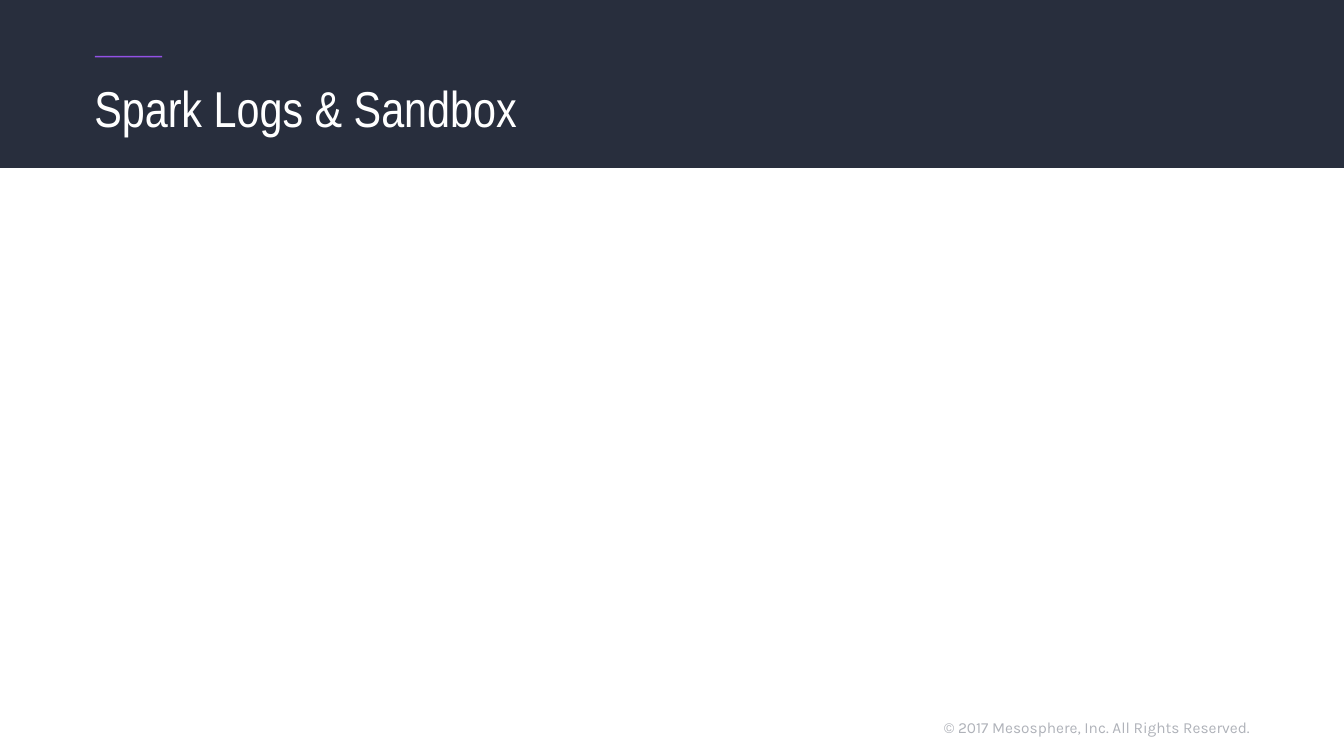
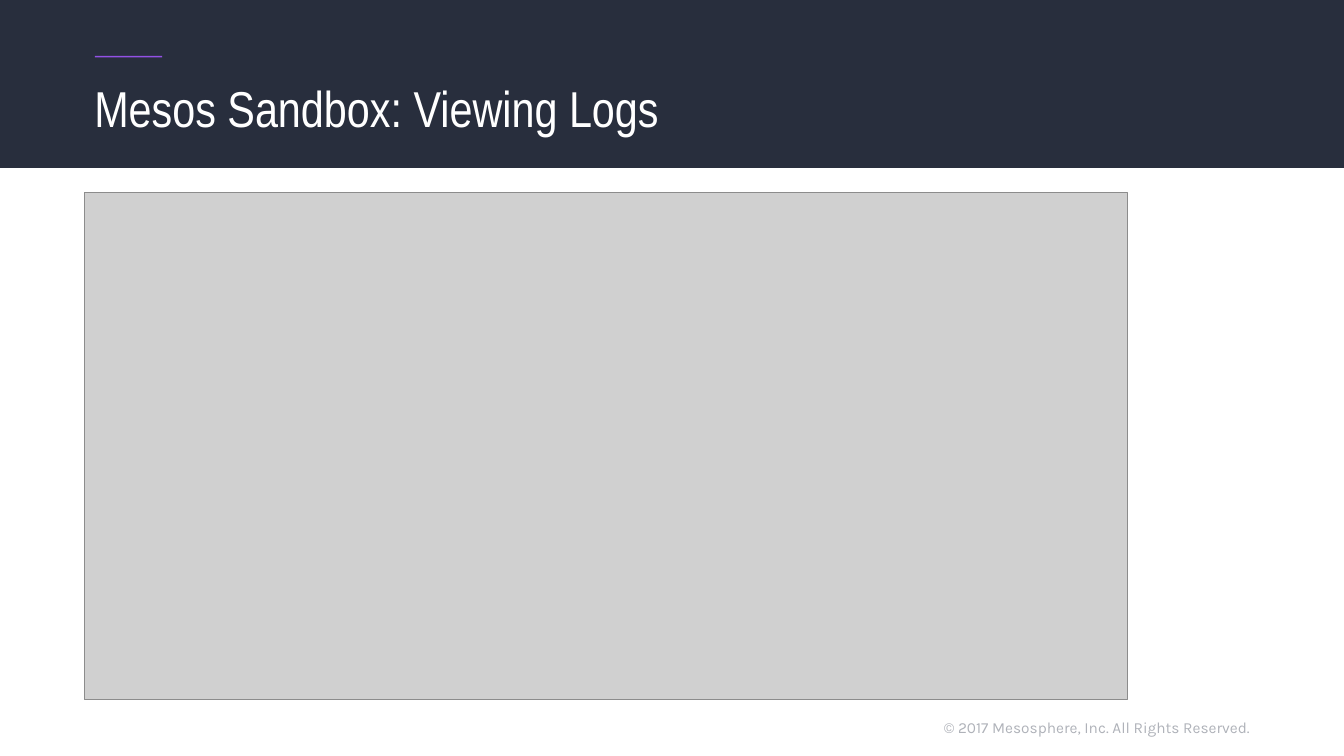
Before and after one commit to markfjohnson/dcos_spark_demo, a slide deck: slide 27 of DCOS_Spark.pptx (slide 24 before the commit). Drawn at 1344x756 pixels with LibreOffice and Linux fonts; fonts in the diff are those of the drawing; grey boxes stand for pictures. Boxes give left, top, right and bottom in pixels: in the first picture for what was removed or moved away, otherwise in the second. Text is boxed around its words. In the diff, an @@ line names an element or a change of style, - is before the commit and + after.

```diff
--- a/DCOS_Spark.pptx
+++ b/DCOS_Spark.pptx
@@ title at (94,90,659,137): text changed @@
-Spark Logs & Sandbox
+Mesos Sandbox: Viewing Logs
@@ picture added at (84,193,1127,700) @@
```
Also in this commit, not shown: 4 slides added, 3 other files.
